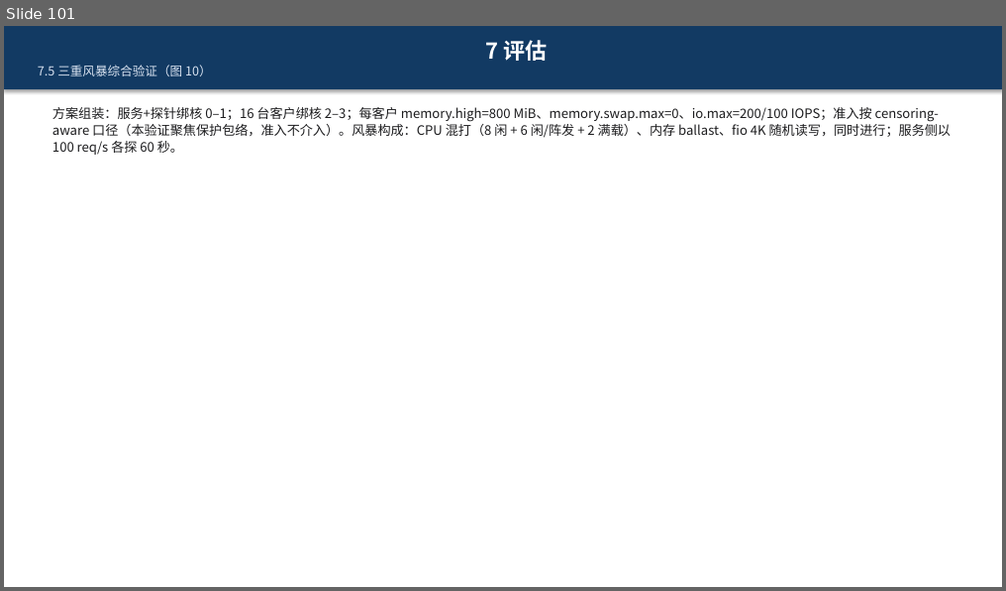
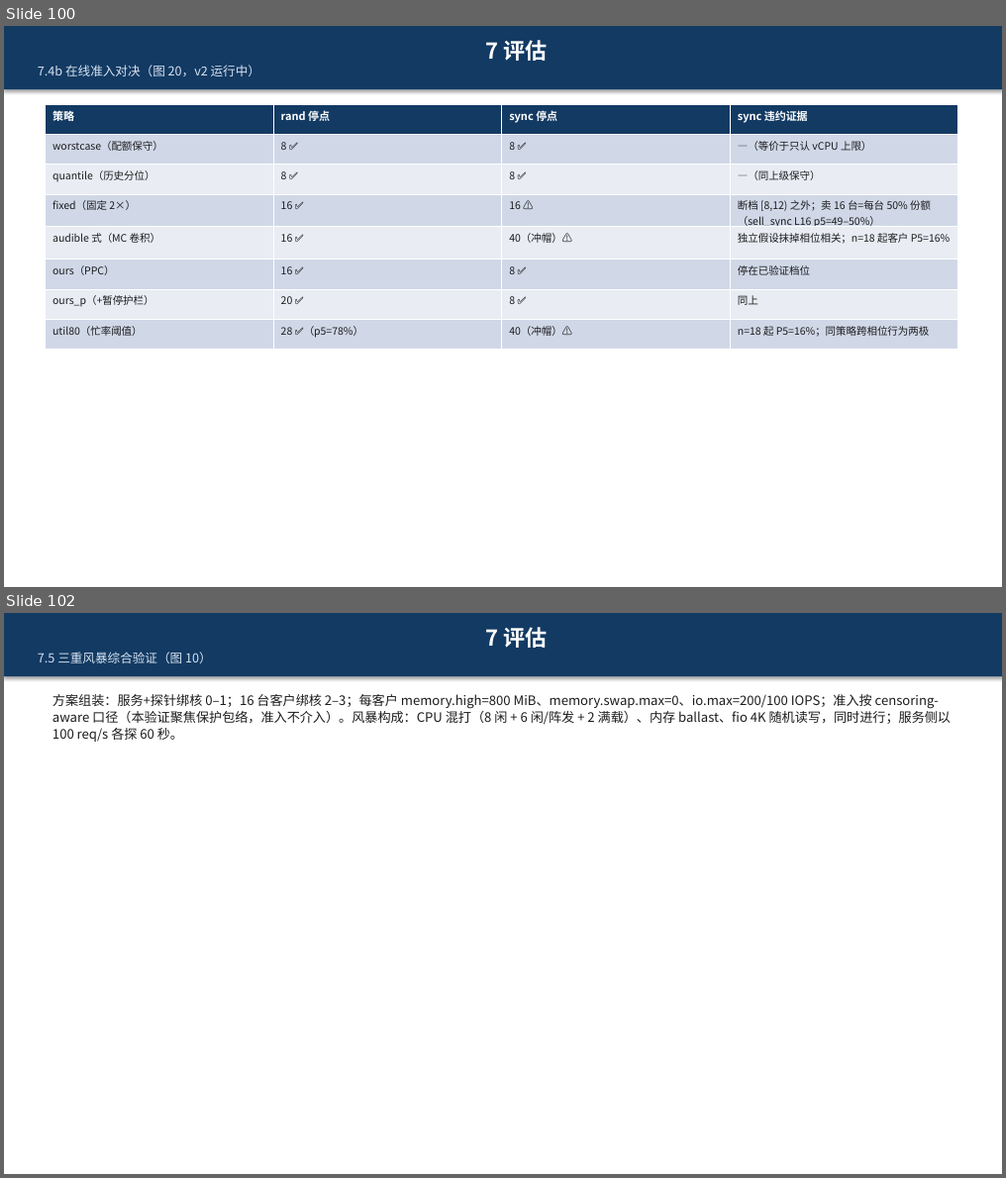
Before and after one commit to 3257085208/Paper, a slide deck: paper.pptx. Shown one above the other, each under a label of ours: slide 101 before the commit, slides 100 and 102 after it; the slides between them are not shown. The pictures are 1006x591 and 1006x1178 pixels, drawn with LibreOffice and Linux fonts; fonts in the diff are those of the drawing. Boxes give left, top, right and bottom in pixels: in the first picture for what was removed or moved away, otherwise in the second. Text is boxed around its words. In the diff, an @@ line names an element or a change of style, - is before the commit and + after.

```diff
--- a/paper.pptx
+++ b/paper.pptx
@@ slide 100 added at <box>4,26,1002,587</box>, background #FFFFFF @@
@@ rectangle added at <box>4,26,1002,587</box>, fill #FFFFFF @@
@@ rectangle added at <box>4,26,1002,89</box>, fill #123A63, 12 pt, text #D8E2F0 @@
+7 评估
+7.4b 在线准入对决（图 20，v2 运行中）
@@ table added at <box>46,104,958,344</box>, 8 rows, 4 columns @@
+策略 | rand 停点 | sync 停点 | sync 违约证据
+worstcase（配额保守） | 8 ✅ | 8 ✅ | —（等价于只认 vCPU 上限）
+quantile（历史分位） | 8 ✅ | 8 ✅ | —（同上级保守）
+fixed（固定 2×） | 16 ✅ | 16 ⚠ | 断档 [8,12) 之外；卖 16 台=每台 50% 份额（sell_sync L16 p5=49–50%）
+audible 式（MC 卷积） | 16 ✅ | 40（冲帽）⚠ | 独立假设抹掉相位相关；n=18 起客户 P5=16%
+ours（PPC） | 16 ✅ | 8 ✅ | 停在已验证档位
+ours_p（+暂停护栏） | 20 ✅ | 8 ✅ | 同上
+util80（忙率阈值） | 28 ✅（p5=78%） | 40（冲帽）⚠ | n=18 起 P5=16%；同策略跨相位行为两极
@@ what was slide 101 is now slide 102 @@
```
Also in this commit, not shown: 9 slides changed, 1 other file.
